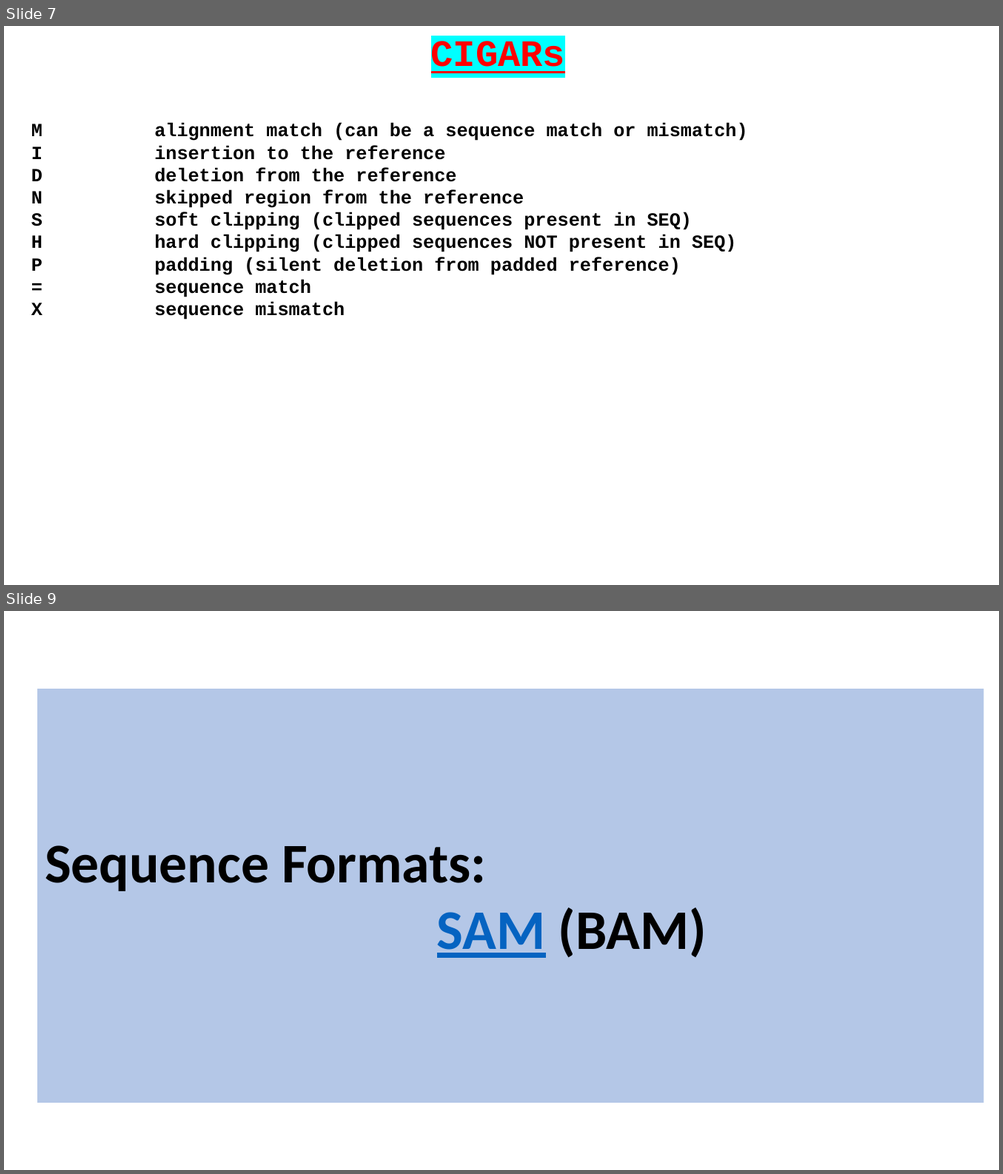
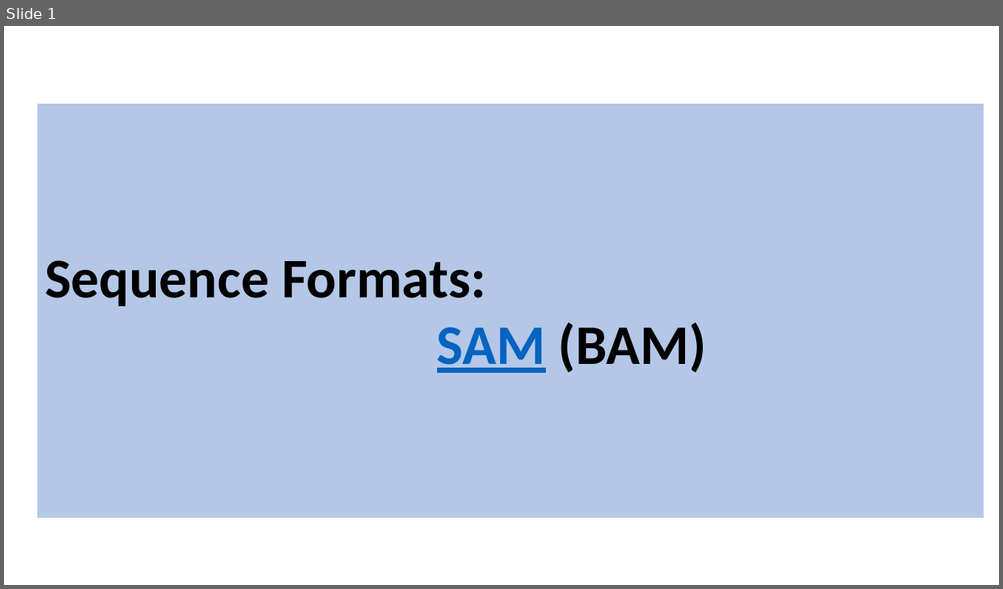
Before and after one commit to BioinformaticsTraining/Introduction-to-Bioinformatics, a slide deck: Flip Presentations/NGS_Intro/03-SAM_BAM/BAM_CIGAR.pptx. Shown one above the other, each under a label of ours: slides 7 and 9 before the commit, slide 1 after it; the slides between them are not shown. The pictures are 1003x1174 and 1003x589 pixels, drawn with LibreOffice and Linux fonts; fonts in the diff are those of the drawing. Boxes give left, top, right and bottom in pixels: in the first picture for what was removed or moved away, otherwise in the second. Text is boxed around its words. In the diff, an @@ line names an element or a change of style, - is before the commit and + after.

Commit message:
Jusy N & P to do for CIGARs
	modified:   Flip Presentations/NGS_Intro/02-CIGARS/02-CIGARS.pptx
	modified:   Flip Presentations/NGS_Intro/03-SAM_BAM/BAM_CIGAR.pptx

```diff
--- a/Flip Presentations/NGS_Intro/03-SAM_BAM/BAM_CIGAR.pptx
+++ b/Flip Presentations/NGS_Intro/03-SAM_BAM/BAM_CIGAR.pptx
@@ slide 7 removed at bbox=[4, 26, 999, 585], background #FFFFFF @@
@@ text removed at bbox=[431, 41, 565, 73] @@
-CIGARs
@@ text removed at bbox=[31, 123, 748, 320] @@
-M alignment match (can be a sequence match or mismatch)
-I insertion to the reference
-D deletion from the reference
-N skipped region from the reference
-S soft clipping (clipped sequences present in SEQ)
-H hard clipping (clipped sequences NOT present in SEQ)
-P padding (silent deletion from padded reference)
-= sequence match
-X sequence mismatch
@@ what was slide 9 is now slide 1 @@
```
Also in this commit, not shown: 1 slide changed, 7 other slides removed, 1 other file.
